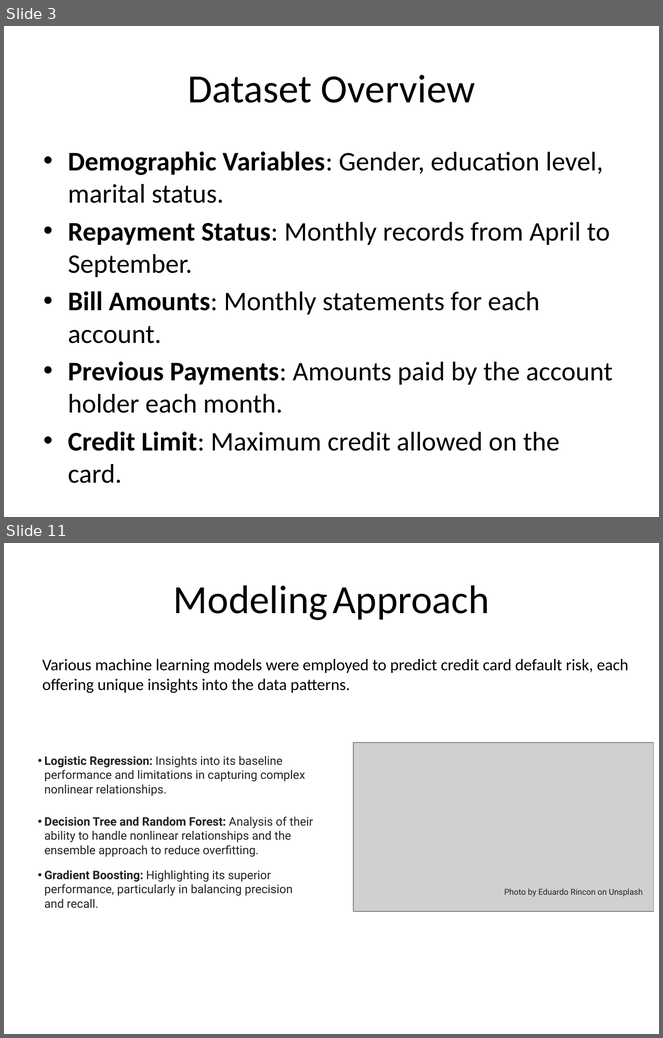
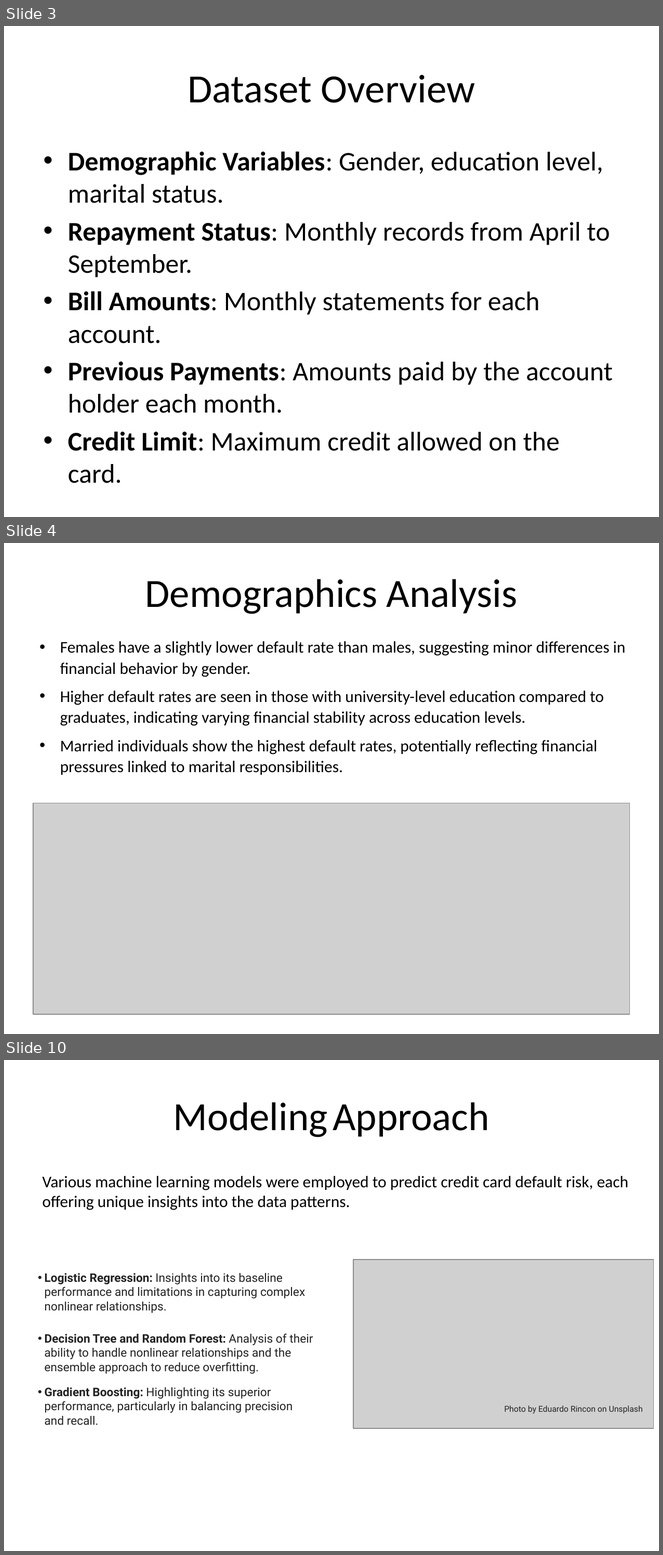
Before and after one commit to leoadkn/Springboard-Capstone-2, a slide deck: Report/Final Presentation.pptx. Shown one above the other, each under a label of ours: slides 3 and 11 before the commit, slides 3, 4 and 10 after it; the slides between them are not shown. The pictures are 663x1038 and 663x1555 pixels, drawn with LibreOffice and Linux fonts; fonts in the diff are those of the drawing; grey boxes stand for pictures. Boxes give left, top, right and bottom in pixels: in the first picture for what was removed or moved away, otherwise in the second. Text is boxed around its words. In the diff, an @@ line names an element or a change of style, - is before the commit and + after.

```diff
--- a/Report/Final Presentation.pptx
+++ b/Report/Final Presentation.pptx
@@ slide 4 added at box(4, 543, 659, 1034), background #FFFFFF @@
@@ title added at box(145, 579, 517, 614), 44 pt, text #000000 @@
+Demographics Analysis
@@ text added at box(60, 641, 626, 775), 18 pt, text #000000 @@
+• Females have a slightly lower default rate than males, suggesting minor differences in financial behavior by gender.
+• Higher default rates are seen in those with university-level education compared to graduates, indicating varying financial stability across education levels.
+• Married individuals show the highest default rates, potentially reflecting financial pressures linked to marital responsibilities.
@@ picture added at box(34, 803, 631, 1014) @@
@@ what was slide 11 is now slide 10 @@
```
Also in this commit, not shown: 6 slides changed, 1 other slide added, 3 slides removed.
